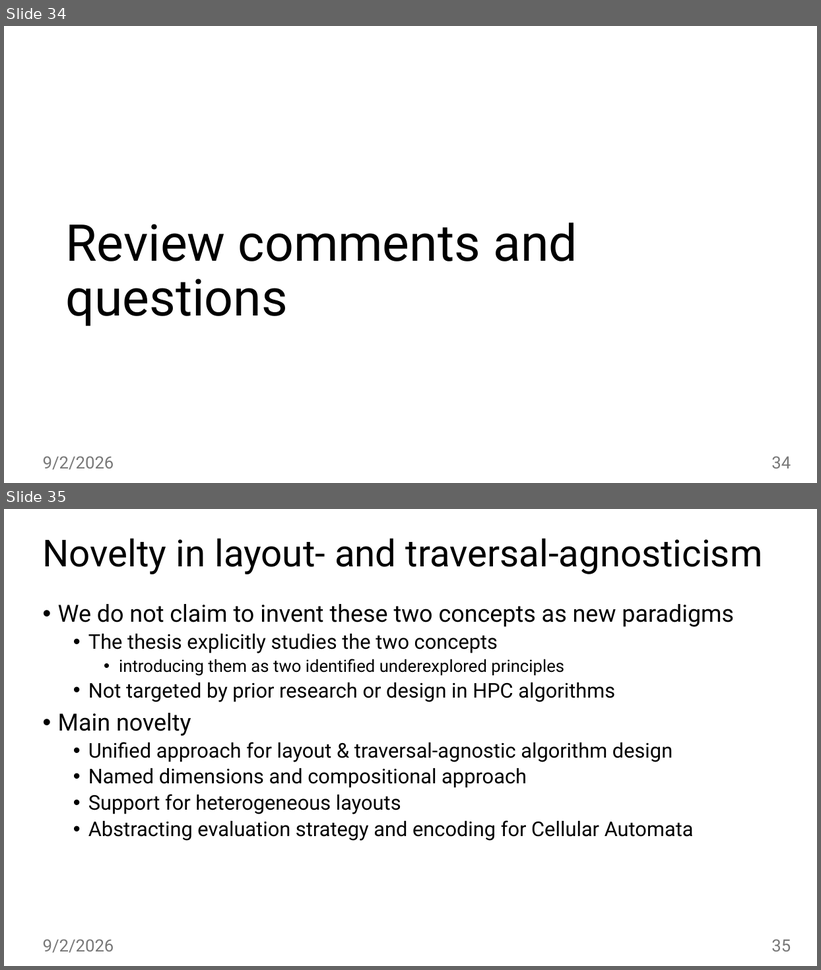
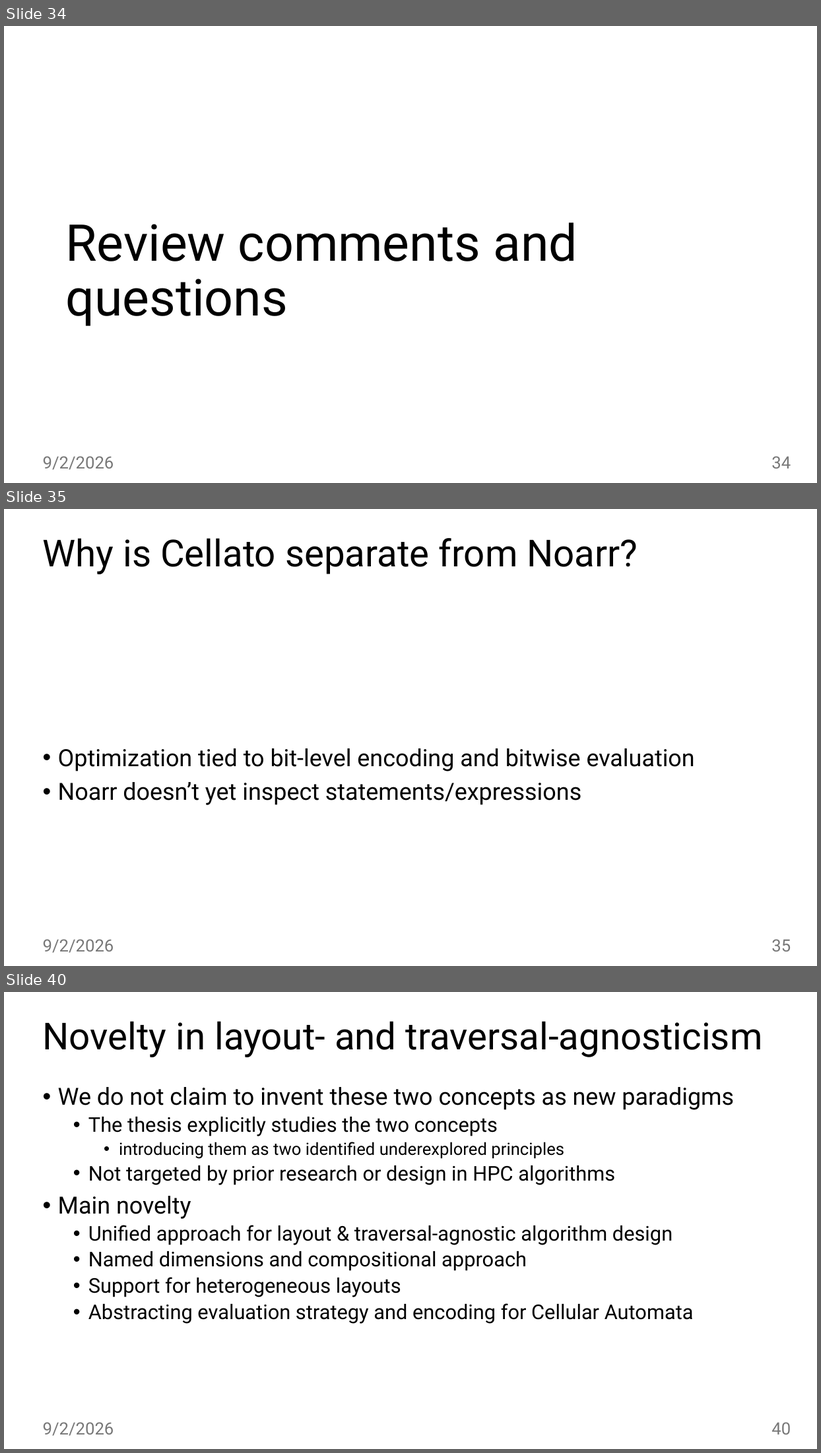
Before and after one commit to jiriklepl/phd-thesis, a slide deck: slides/Optimizing Memory Layouts and Traversal Orders in High-Performance Computing.pptx. Shown one above the other, each under a label of ours: slides 34 and 35 before the commit, slides 34, 35 and 40 after it; the slides between them are not shown. The pictures are 821x970 and 821x1453 pixels, drawn with LibreOffice and Linux fonts; fonts in the diff are those of the drawing. Boxes give left, top, right and bottom in pixels: in the first picture for what was removed or moved away, otherwise in the second. Text is boxed around its words. In the diff, an @@ line names an element or a change of style, - is before the commit and + after.

```diff
--- a/slides/Optimizing Memory Layouts and Traversal Orders in High-Performance Computing.pptx
+++ b/slides/Optimizing Memory Layouts and Traversal Orders in High-Performance Computing.pptx
@@ slide 35 added at <box>4,509,817,966</box>, background #FFFFFF @@
@@ title added at <box>43,538,638,574</box>, 44 pt, text #000000 @@
+Why is Cellato separate from Noarr?
@@ text added at <box>58,749,695,805</box>, 28 pt, text #000000 @@
+• Optimization tied to bit-level encoding and bitwise evaluation
+• Noarr doesn’t yet inspect statements/expressions
@@ text added at <box>43,939,114,953</box>, 20 pt, text #797979 @@
+9/2/2026
@@ page number added at <box>772,939,791,952</box>, 20 pt, text #797979 @@
+35
@@ what was slide 35 is now slide 40 @@
@@ page number at <box>772,1422,791,1435</box>: text changed @@
-35
+40
```
Also in this commit, not shown: 4 other slides added.
